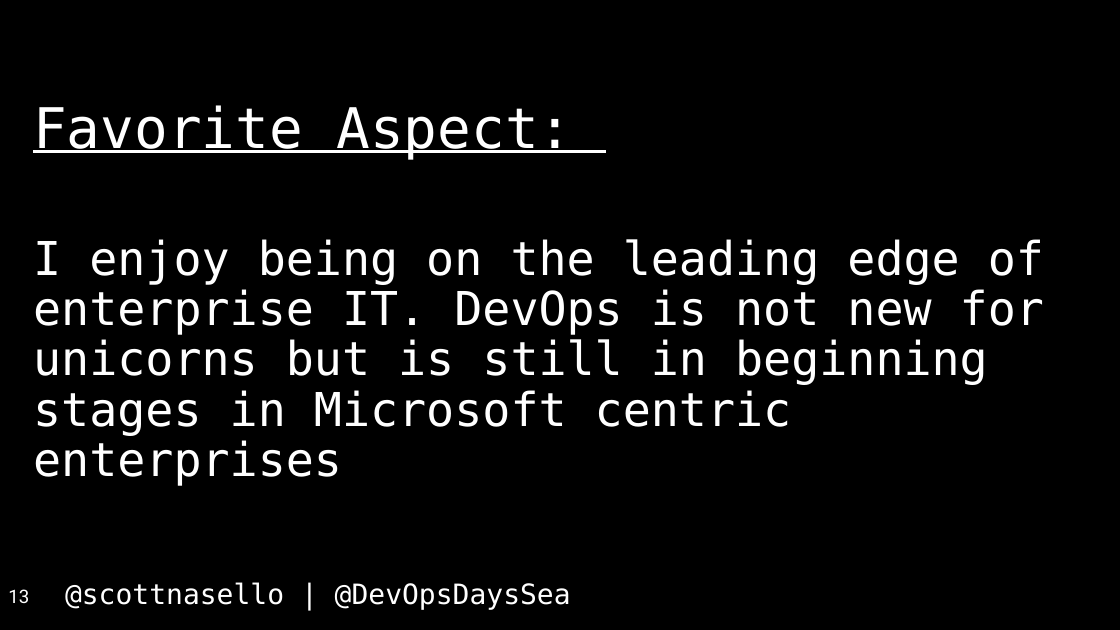
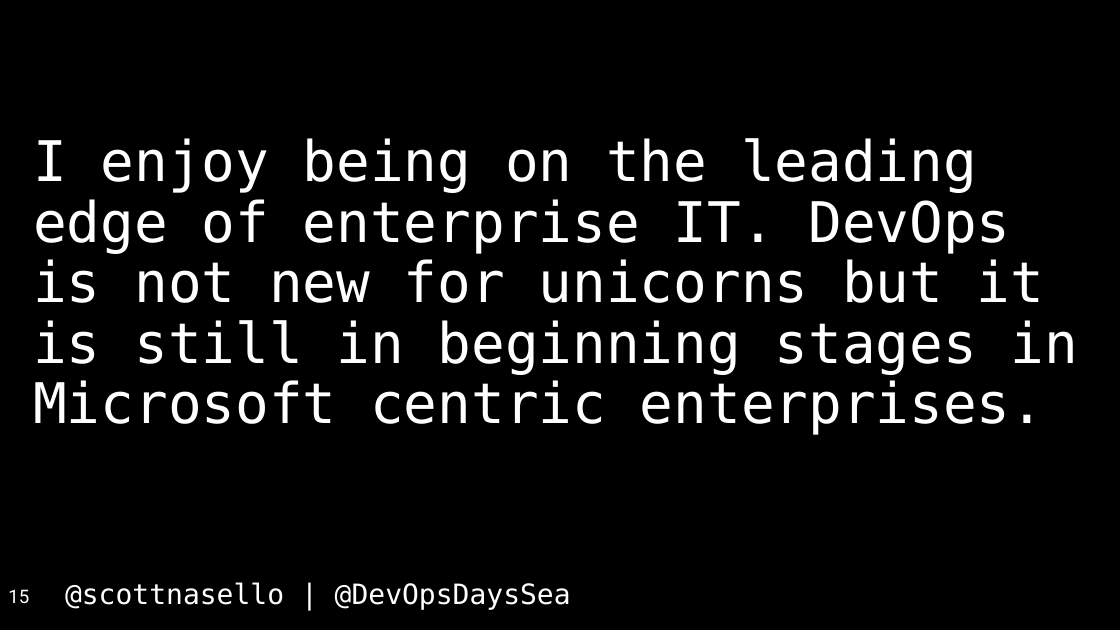
Before and after one commit to scottnasello/talks, a slide deck: slide 15 of 2017-04-26 Seattle DevOpsDays/DevOpsDays Seattle.pptx (slide 13 before the commit). Drawn at 1120x630 pixels with LibreOffice and Linux fonts; fonts in the diff are those of the drawing. Boxes give left, top, right and bottom in pixels: in the first picture for what was removed or moved away, otherwise in the second. Text is boxed around its words. In the diff, an @@ line names an element or a change of style, - is before the commit and + after.

```diff
--- a/2017-04-26 Seattle DevOpsDays/DevOpsDays Seattle.pptx
+++ b/2017-04-26 Seattle DevOpsDays/DevOpsDays Seattle.pptx
@@ text "I enjoy being on the ..." at [33, 138, 1078, 435]: vertical alignment top to middle @@
@@ text at [33, 138, 1078, 435]: text changed; size 40 to 48 pt @@
-Favorite Aspect:
-I enjoy being on the leading edge of enterprise IT. DevOps is not new for unicorns but is still in beginning stages in Microsoft centric enterprises
+I enjoy being on the leading edge of enterprise IT. DevOps is not new for unicorns but it is still in beginning stages in Microsoft centric enterprises.
@@ page number at [8, 589, 29, 604]: text changed @@
-13
+15
```
Also in this commit, not shown: 18 other slides changed, 6 slides added, 1 other file.
